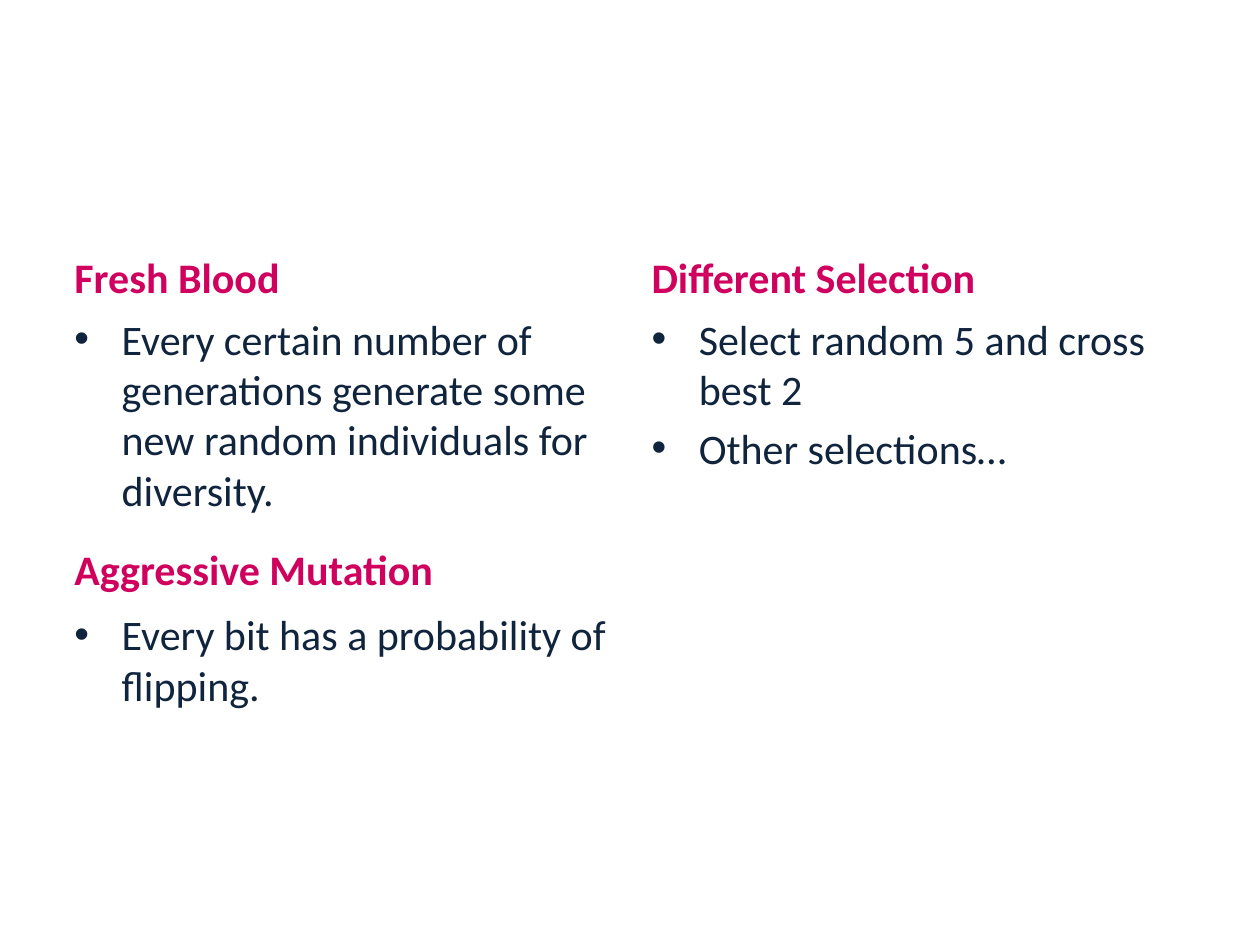
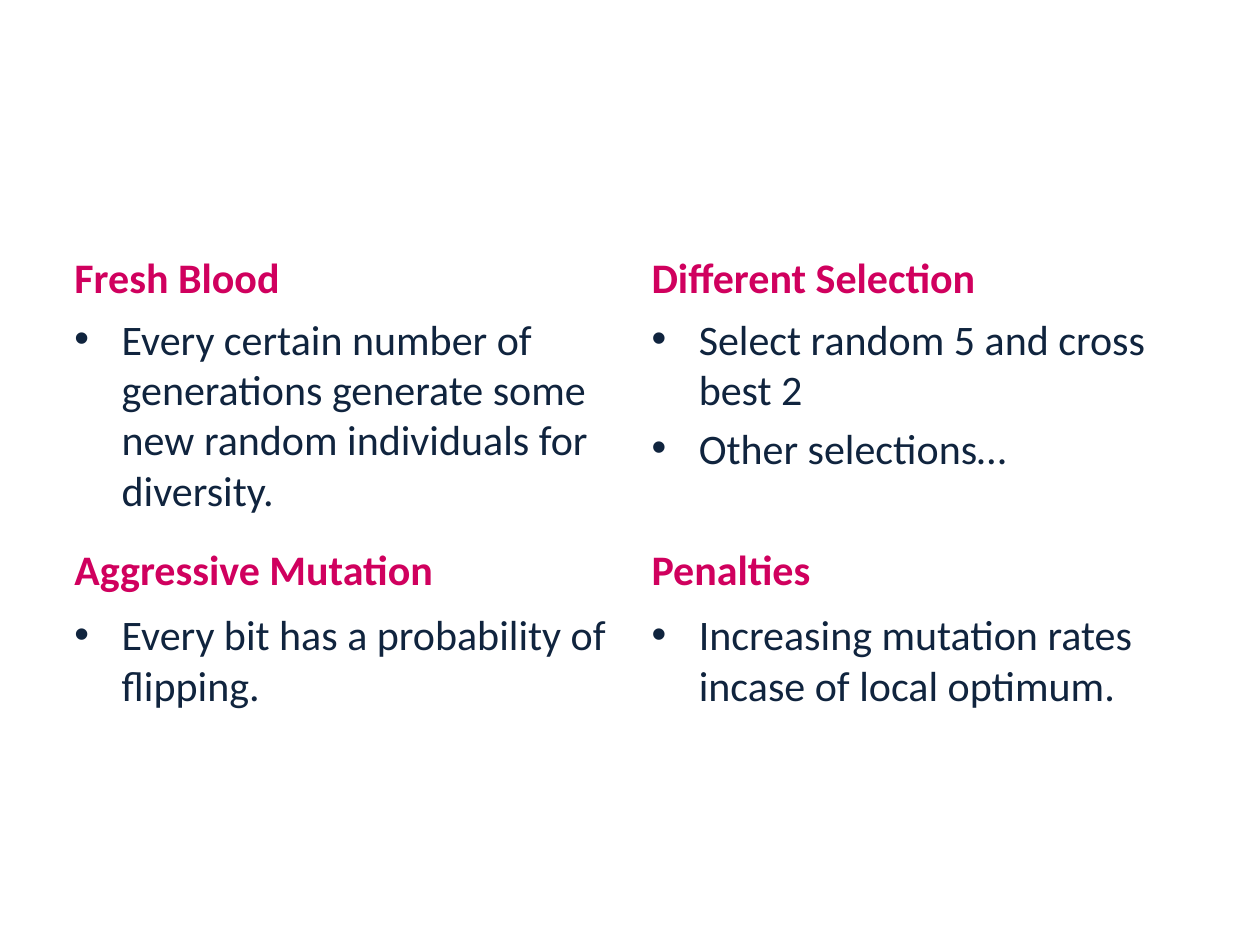
Before and after one commit to LironAvr/EvolutionaryLightsUp, a slide deck: slide 16 of presentation.pptx. Drawn at 1260x945 pixels with LibreOffice and Linux fonts; fonts in the diff are those of the drawing; background and template pictures are left out. Boxes give left, top, right and bottom in pixels: in the first picture for what was removed or moved away, otherwise in the second. Text is boxed around its words. In the diff, an @@ line names an element or a change of style, - is before the commit and + after.

```diff
--- a/presentation.pptx
+++ b/presentation.pptx
@@ text added at [652,555,811,586], 24 pt, text #D0005E, bold @@
+Penalties
@@ text added at [699,621,1132,708], 24 pt, text #0F243E @@
+• Increasing mutation rates incase of local optimum.
```
Also in this commit, not shown: 3 other slides changed.
